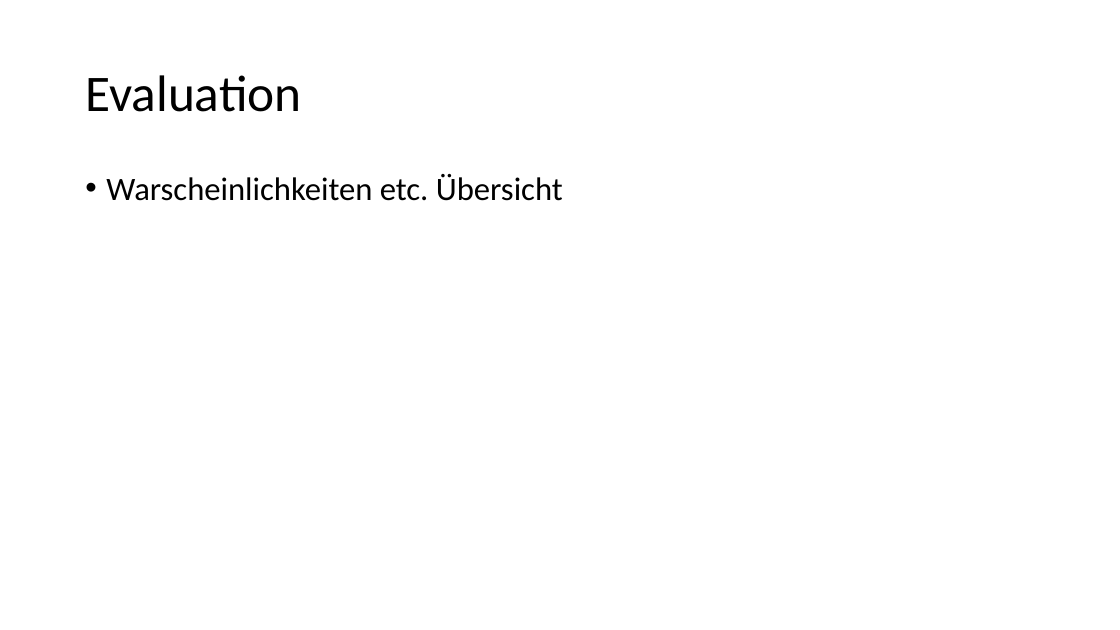
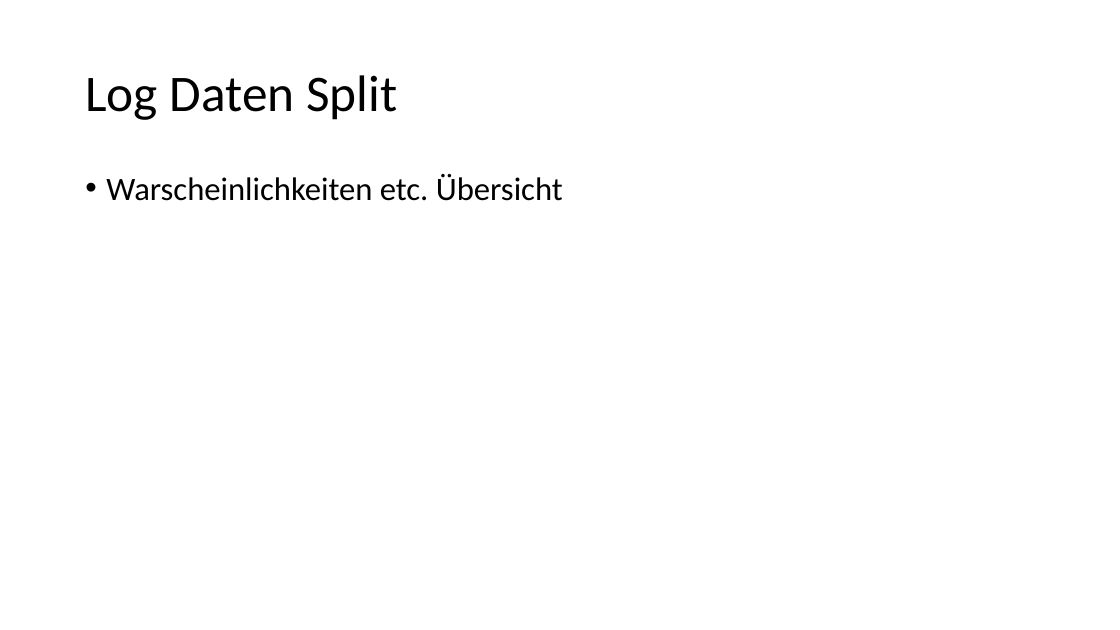
Before and after one commit to Flitschi7/big-data-management, a slide deck: slide 19 of Organisational/Dokumentation HHZ Rocket Project.pptx (slide 20 before the commit). Drawn at 1120x630 pixels with LibreOffice and Linux fonts; fonts in the diff are those of the drawing. Boxes give left, top, right and bottom in pixels: in the first picture for what was removed or moved away, otherwise in the second. Text is boxed around its words. In the diff, an @@ line names an element or a change of style, - is before the commit and + after.

```diff
--- a/Organisational/Dokumentation HHZ Rocket Project.pptx
+++ b/Organisational/Dokumentation HHZ Rocket Project.pptx
@@ title at bbox=[85, 75, 397, 120]: text changed @@
-Evaluation
+Log Daten Split
```
Also in this commit, not shown: 7 other slides changed, 2 slides added, 2 other files.
